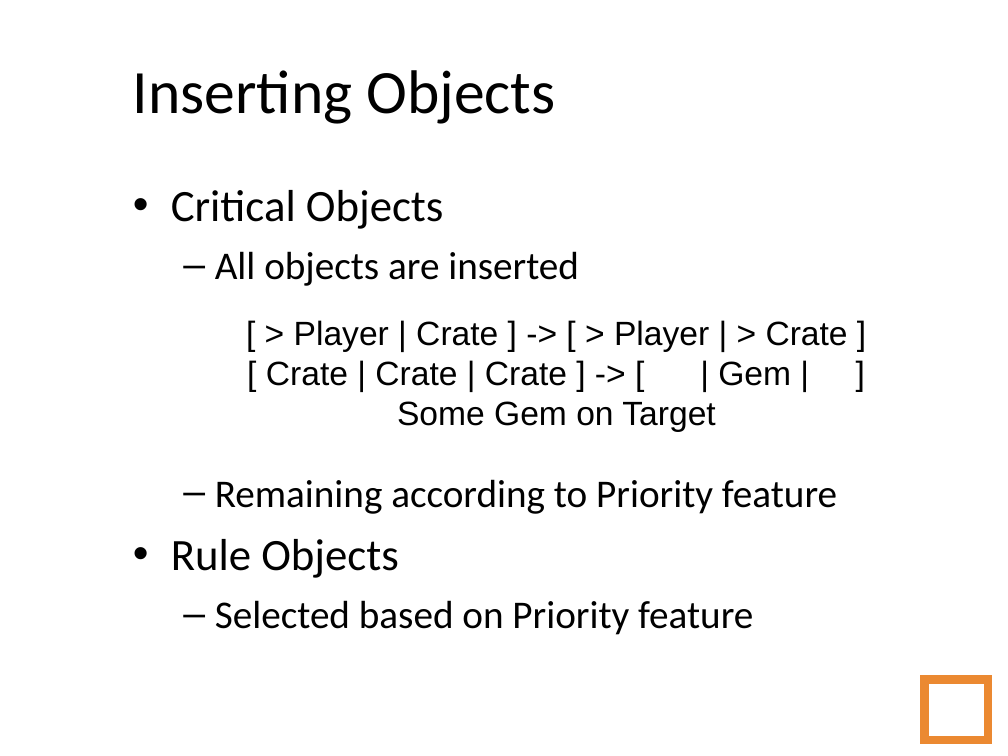
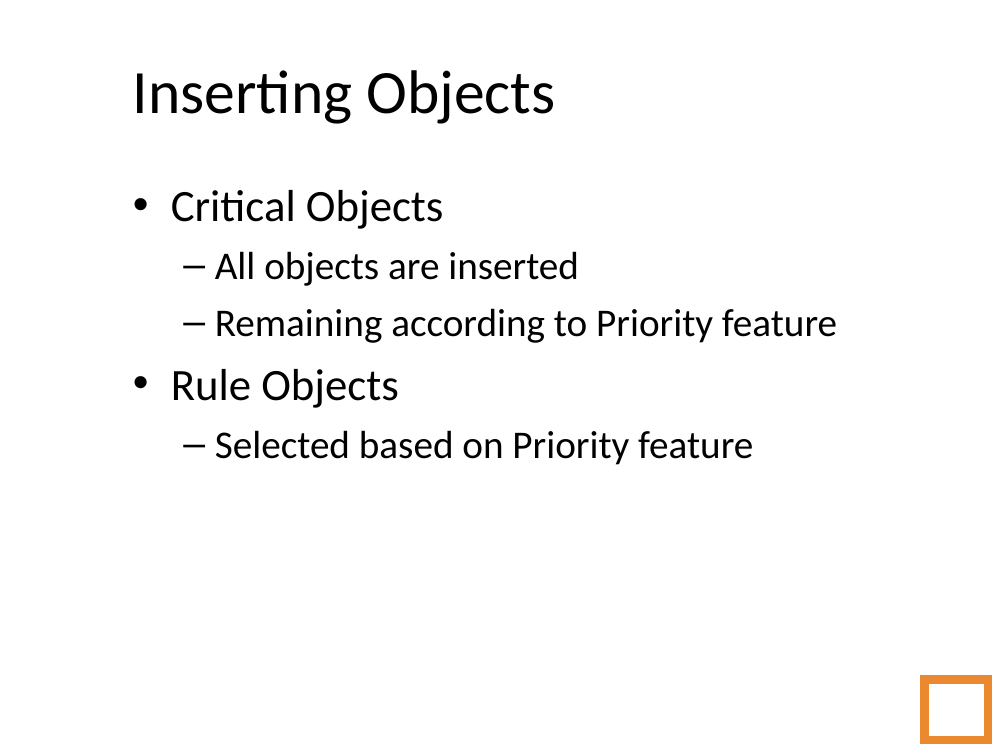
Before and after one commit to amidos2006/Automatic-Game-Script-Generation, a slide deck: slide 32 of Presentation/Automatic Game Script Generation.ppt. Drawn at 1008x756 pixels with LibreOffice and Linux fonts; fonts in the diff are those of the drawing; background and template pictures are left out. Boxes give left, top, right and bottom in pixels: in the first picture for what was removed or moved away, otherwise in the second. Text is boxed around its words. In the diff, an @@ line names an element or a change of style, - is before the commit and + after.

Commit message:
Latest fixes

```diff
--- a/Presentation/Automatic Game Script Generation.ppt
+++ b/Presentation/Automatic Game Script Generation.ppt
@@ text "Critical Objects" rewrapped from bbox=[171, 190, 837, 635] to bbox=[171, 190, 837, 465] @@
@@ text removed at bbox=[266, 320, 848, 432] @@
-[ > Player | Crate ] -> [ > Player | > Crate ]
-[ Crate | Crate | Crate ] -> [ | Gem | ]
-Some Gem on Target
```
Also in this commit, not shown: 7 other slides changed.
